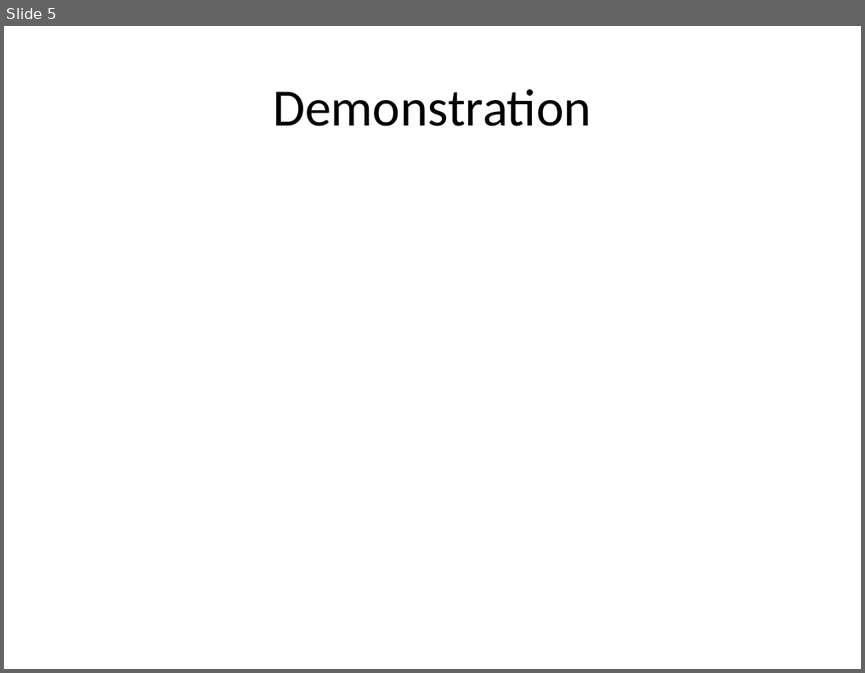
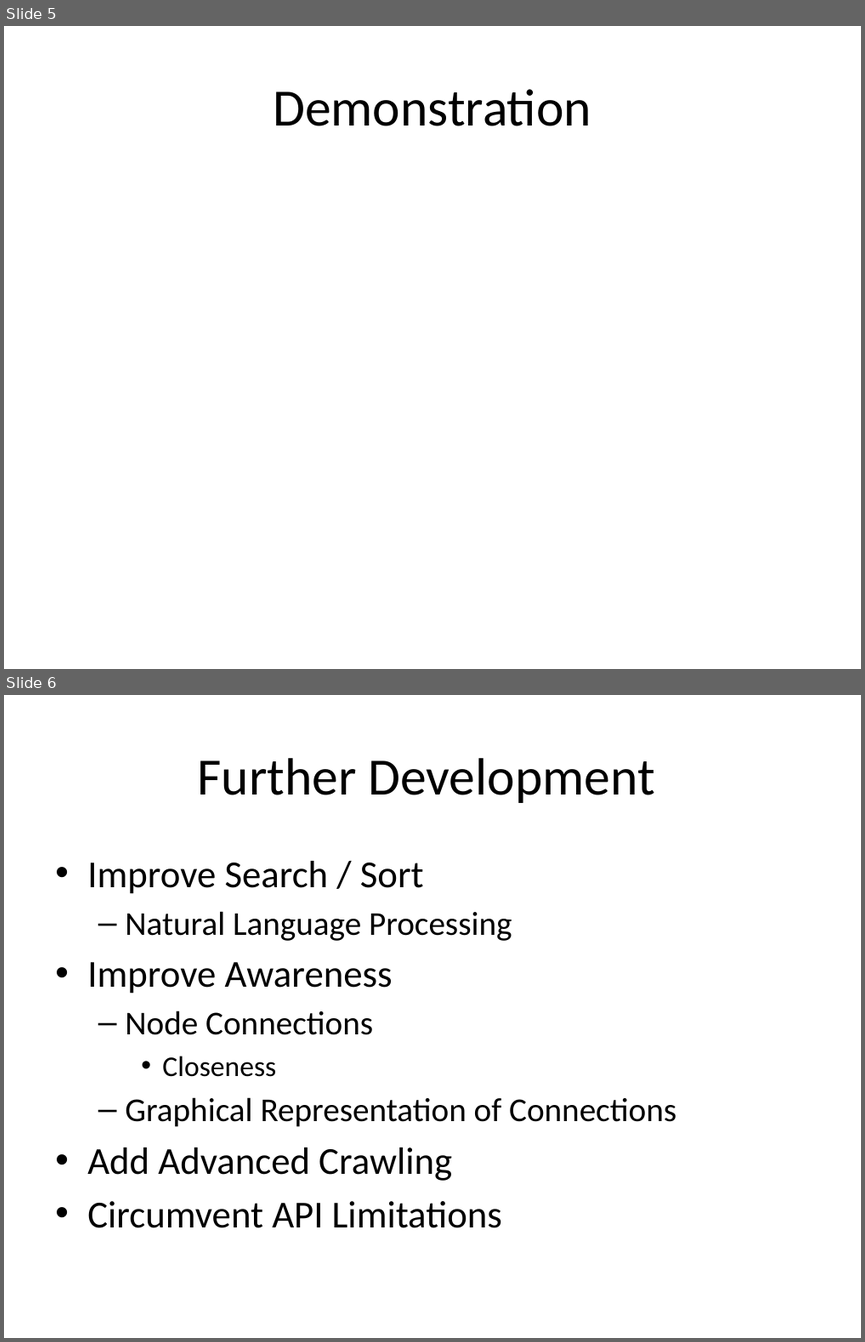
Before and after one commit to isurup/kalle-martin-group, a slide deck: SSE3/MartinPresentation/project.pptx. Shown one above the other, each under a label of ours: slide 5 before the commit, slides 5 and 6 after it. The pictures are 865x673 and 865x1342 pixels, drawn with LibreOffice and Linux fonts; fonts in the diff are those of the drawing. Boxes give left, top, right and bottom in pixels: in the first picture for what was removed or moved away, otherwise in the second. Text is boxed around its words. In the diff, an @@ line names an element or a change of style, - is before the commit and + after.

```diff
--- a/SSE3/MartinPresentation/project.pptx
+++ b/SSE3/MartinPresentation/project.pptx
@@ slide 6 added at (x1=4, y1=695, x2=861, y2=1338), background #FFFFFF @@
@@ title added at (x1=197, y1=758, x2=654, y2=803), 44 pt, text #000000 @@
+Further Development
@@ text added at (x1=87, y1=861, x2=676, y2=1228), 32 pt, text #000000 @@
+• Improve Search / Sort
+  – Natural Language Processing
+• Improve Awareness
+  – Node Connections
+    • Closeness
+  – Graphical Representation of Connections
+• Add Advanced Crawling
+• Circumvent API Limitations
```
Also in this commit, not shown: 3 slides changed.
